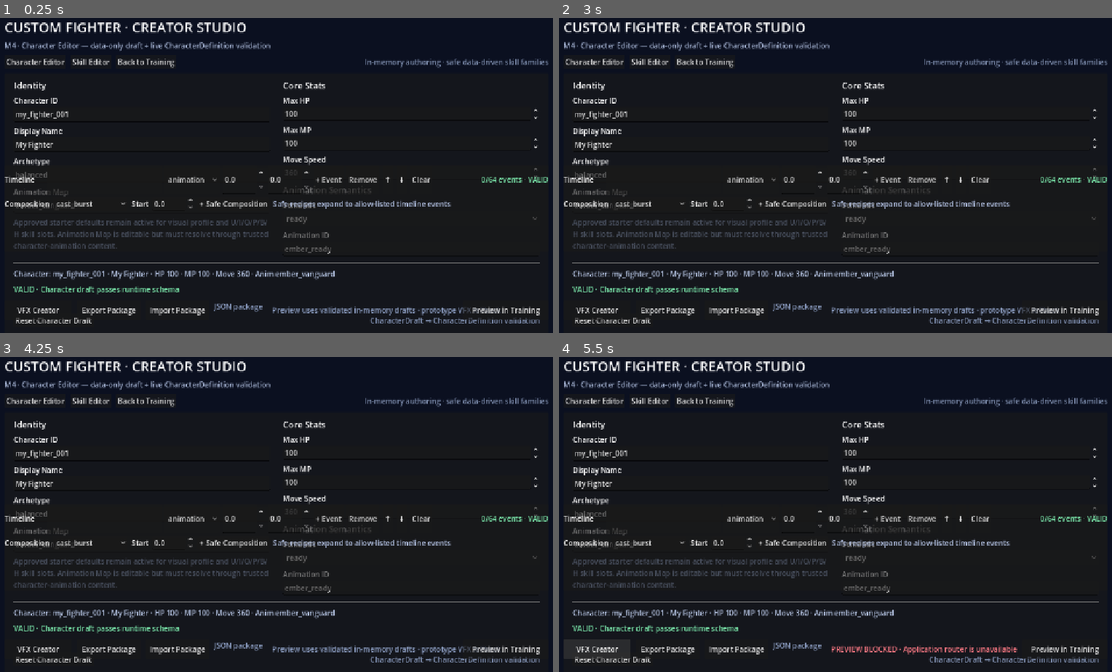
Above: before the commit, frames 1-4 (two rows, left to right).
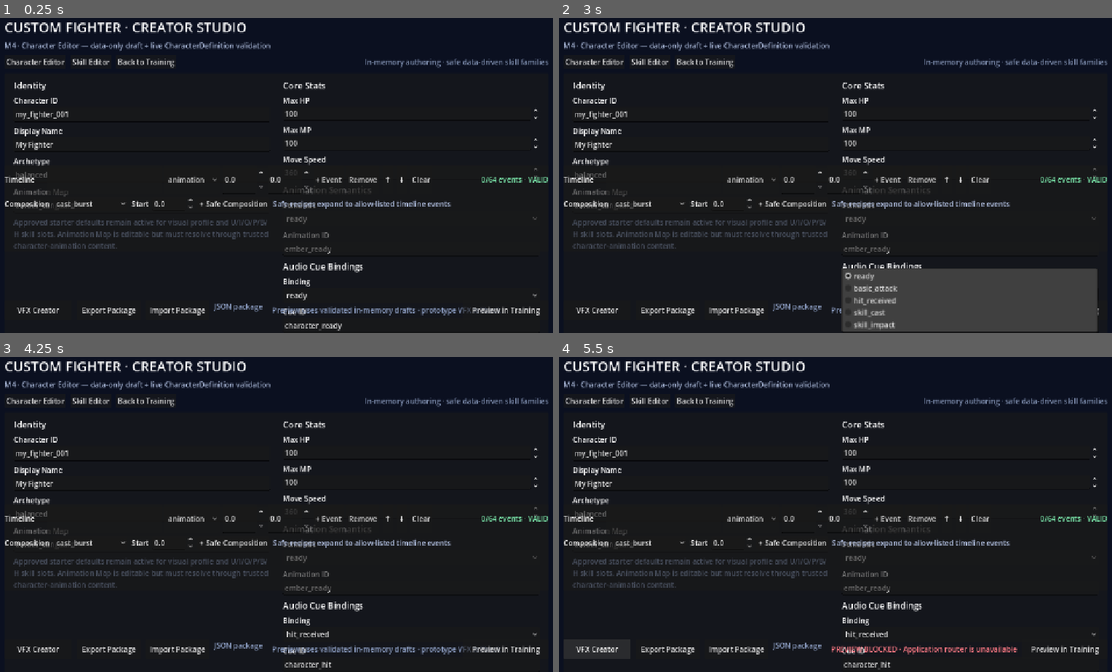
Above: after the commit, the same moments.

Repository: ws951125/custom-fighter
Game: Godot game, scene res://game/creator/creator_studio.tscn
Two runs of this game, one before a commit and one after it. Both use one fixed random seed, a clock stepped at 60 frames per second and the inputs below. This scene is started directly instead of the project's main scene.
Inputs (mouse positions are in pixels of both pictures, inside the frame that each line leads up to):
- Up to frame 1 (0.25 s): no input
- Up to frame 2 (3 s): click (614, 320) at 0.5 s, where only the run before the commit has a clickable "Reset Character Draft"; click "ready" at 1.25 s; click "ready" at 2 s; click "ready" at 2.75 s
- Up to frame 3 (4.25 s): click "ready" at 3.5 s
- Up to frame 4 (5.5 s): click (968, 634) at 4.25 s, where only the run after the commit has a clickable "hit_received"; click "VFX Creator" at 5 s

The runs differ from the first frame. In frame 1, 2.2% of the frame differs, in the area x 2-98%, y 77-100%; in frame 2, 10%; in frame 3, 2.2%; in frame 4, 2.2%.

Commit message:
feat: author fixed audio cue bindings in Creator

Diff:
--- a/game/creator/creator_studio.gd
+++ b/game/creator/creator_studio.gd
@@ -3,12 +3,16 @@
 const CharacterDraft = preload("res://game/creator/character_editor/character_draft.gd")
 const CharacterAnimationDraft = preload("res://game/creator/character_editor/character_animation_draft.gd")
 const CharacterAnimationMap = preload("res://game/core/character/character_animation_map.gd")
+const CharacterAudioDraft = preload("res://game/creator/character_editor/character_audio_draft.gd")
+const CharacterAudioBindings = preload("res://game/core/character/character_audio_bindings.gd")
 const SkillDraft = preload("res://game/creator/skill_editor/skill_draft.gd")
 
 var character_draft := CharacterDraft.new()
 var character_draft_revision := 0
 var animation_draft := CharacterAnimationDraft.new()
 var animation_draft_revision := 0
+var audio_draft := CharacterAudioDraft.new()
+var audio_draft_revision := 0
 var skill_draft := SkillDraft.new()
 var skill_draft_revision := 0
 var current_editor := "character"
@@ -23,6 +27,8 @@
 var animation_map_edit: LineEdit
 var animation_semantic_select: OptionButton
 var animation_id_edit: LineEdit
+var audio_binding_select: OptionButton
+var audio_cue_edit: LineEdit
 var hp_spin: SpinBox
 var mp_spin: SpinBox
 var speed_spin: SpinBox
@@ -49,6 +55,7 @@
 var _web_set_name_callback
 var _web_set_animation_map_callback
 var _web_set_animation_semantic_callback
+var _web_set_audio_binding_callback
 var _web_set_hp_callback
 var _web_reset_callback
 var _web_select_editor_callback
@@ -176,12 +183,18 @@
 	animation_semantic_select = _add_option_field(stats_column, "Semantic", CharacterAnimationMap.REQUIRED_SEMANTICS)
 	animation_id_edit = _add_text_field(stats_column, "Animation ID", "Safe token only, e.g. custom_attack_one")
 
+	_add_heading(stats_column, "Audio Cue Bindings")
+	audio_binding_select = _add_option_field(stats_column, "Binding", CharacterAudioBindings.REQUIRED_BINDINGS)
+	audio_cue_edit = _add_text_field(stats_column, "Cue ID", "Safe token only, e.g. nova_skill_cast")
+
 	id_edit.text_changed.connect(_on_id_changed)
 	name_edit.text_changed.connect(_on_name_changed)
 	archetype_edit.text_changed.connect(_on_archetype_changed)
 	animation_map_edit.text_changed.connect(_on_animation_map_changed)
 	animation_semantic_select.item_selected.connect(_on_animation_semantic_selected)
 	animation_id_edit.text_changed.connect(_on_animation_id_changed)
+	audio_binding_select.item_selected.connect(_on_audio_binding_selected)
+	audio_cue_edit.text_changed.connect(_on_audio_cue_changed)
 	hp_spin.value_changed.connect(_on_hp_changed)
 	mp_spin.value_changed.connect(_on_mp_changed)
 	speed_spin.value_changed.connect(_on_speed_changed)
@@ -365,6 +378,7 @@
 	archetype_edit.text = character_draft.archetype
 	animation_map_edit.text = character_draft.animation_map
 	_sync_animation_controls_from_draft()
+	_sync_audio_controls_from_draft()
 	hp_spin.value = character_draft.max_hp
 	mp_spin.value = character_draft.max_mp
 	speed_spin.value = character_draft.move_speed
@@ -380,6 +394,18 @@
 	animation_id_edit.set_block_signals(true)
 	animation_id_edit.text = animation_draft.animation_id_for_semantic(semantic)
 	animation_id_edit.set_block_signals(false)
+
+func _sync_audio_controls_from_draft() -> void:
+	if audio_binding_select == null or audio_cue_edit == null:
+		return
+	var selected_index := audio_binding_select.selected
+	if selected_index < 0 or selected_index >= audio_binding_select.item_count:
+		selected_index = 0
+		audio_binding_select.select(selected_index)
+	var binding := audio_binding_select.get_item_text(selected_index).strip_edges().to_lower()
+	audio_cue_edit.set_block_signals(true)
+	audio_cue_edit.text = audio_draft.cue_for_binding(binding)
+	audio_cue_edit.set_block_signals(false)
 
 func _sync_skill_controls_from_draft() -> void:
 	skill_id_edit.text = skill_draft.skill_id
@@ -479,6 +505,18 @@
 	animation_draft_revision += 1
 	_refresh_character_validation()
 
+func _on_audio_binding_selected(_index: int) -> void:
+	_sync_audio_controls_from_draft()
+	_set_web_state()
+
+func _on_audio_cue_changed(value: String) -> void:
+	if audio_binding_select == null or audio_binding_select.selected < 0:
+		return
+	var binding := audio_binding_select.get_item_text(audio_binding_select.selected)
+	audio_draft.set_cue(binding, value)
+	audio_draft_revision += 1
+	_refresh_character_validation()
+
 func _on_hp_changed(value: float) -> void:
 	character_draft.max_hp = roundi(value)
 	_refresh_character_validation()
@@ -496,6 +534,8 @@
 	character_draft_revision += 1
 	animation_draft.load_from_id(character_draft.animation_map)
 	animation_draft_revision += 1
+	audio_draft.reset()
+	audio_draft_revision += 1
 	_sync_character_controls_from_draft()
 	_refresh_character_validation(false)
 
@@ -575,6 +615,9 @@
 		errors.append("animation draft: %s" % error)
 	if animation_draft.map_id != character_draft.animation_map.strip_edges().to_lower():
 		errors.append("animation draft id must match character animation_map")
+	var audio_errors: PackedStringArray = audio_draft.validate()
+	for error in audio_errors:
+		errors.append("audio draft: %s" % error)
 	return errors
 
 func _refresh_character_validation(increment_revision: bool = true) -> void:
@@ -619,6 +662,7 @@
 	_web_set_name_callback = JavaScriptBridge.create_callback(_web_set_name)
 	_web_set_animation_map_callback = JavaScriptBridge.create_callback(_web_set_animation_map)
 	_web_set_animation_semantic_callback = JavaScriptBridge.create_callback(_web_set_animation_semantic)
+	_web_set_audio_binding_callback = JavaScriptBridge.create_callback(_web_set_audio_binding)
 	_web_set_hp_callback = JavaScriptBridge.create_callback(_web_set_hp)
 	_web_reset_callback = JavaScriptBridge.create_callback(_web_reset)
 	_web_select_editor_callback = JavaScriptBridge.create_callback(_web_select_editor)
@@ -632,6 +676,7 @@
 	window.customFighterCreatorSetName = _web_set_name_callback
 	window.customFighterCreatorSetAnimationMap = _web_set_animation_map_callback
 	window.customFighterCreatorSetAnimationSemantic = _web_set_animation_semantic_callback
+	window.customFighterCreatorSetAudioBinding = _web_set_audio_binding_callback
 	window.customFighterCreatorSetMaxHp = _web_set_hp_callback
 	window.customFighterCreatorResetDraft = _web_reset_callback
 	window.customFighterCreatorSelectEditor = _web_select_editor_callback
@@ -667,6 +712,20 @@
 	animation_id_edit.text = str(args[1])
 	animation_id_edit.set_block_signals(false)
 	_on_animation_id_changed(animation_id_edit.text)
+
+func _web_set_audio_binding(args: Array) -> void:
+	if args.size() < 2:
+		return
+	var requested_binding := str(args[0]).strip_edges().to_lower()
+	var binding_index := CharacterAudioBindings.REQUIRED_BINDINGS.find(requested_binding)
+	if binding_index < 0:
+		return
+	audio_binding_select.select(binding_index)
+	_sync_audio_controls_from_draft()
+	audio_cue_edit.set_block_signals(true)
+	audio_cue_edit.text = str(args[1])
+	audio_cue_edit.set_block_signals(false)
+	_on_audio_cue_changed(audio_cue_edit.text)
 
 func _web_set_hp(args: Array) -> void:
 	if args.is_empty():
@@ -755,6 +814,11 @@
 		"document.documentElement.dataset.creatorAnimationDraftSemantic=%s;" % JSON.stringify(animation_semantic_select.get_item_text(animation_semantic_select.selected).strip_edges().to_lower() if animation_semantic_select != null and animation_semantic_select.selected >= 0 else "") +
 		"document.documentElement.dataset.creatorAnimationDraftAnimationId=%s;" % JSON.stringify(animation_id_edit.text if animation_id_edit != null else "") +
 		"document.documentElement.dataset.creatorAnimationDraftJson=%s;" % JSON.stringify(JSON.stringify(animation_draft.to_dictionary(), "", true)) +
+		"document.documentElement.dataset.creatorAudioDraftRevision='%d';" % audio_draft_revision +
+		"document.documentElement.dataset.creatorAudioDraftValid='%s';" % ("true" if audio_draft.validate().is_empty() else "false") +
+		"document.documentElement.dataset.creatorAudioDraftBinding=%s;" % JSON.stringify(audio_binding_select.get_item_text(audio_binding_select.selected).strip_edges().to_lower() if audio_binding_select != null and audio_binding_select.selected >= 0 else "") +
+		"document.documentElement.dataset.creatorAudioDraftCue=%s;" % JSON.stringify(audio_cue_edit.text if audio_cue_edit != null else "") +
+		"document.documentElement.dataset.creatorAudioDraftJson=%s;" % JSON.stringify(JSON.stringify(audio_draft.to_dictionary(), "", true)) +
 		"document.documentElement.dataset.creatorDraftMaxHp='%d';" % character_draft.max_hp +
 		"document.documentElement.dataset.creatorDraftMaxMp='%d';" % character_draft.max_mp +
 		"document.documentElement.dataset.creatorDraftMoveSpeed='%.3f';" % character_draft.move_speed +
